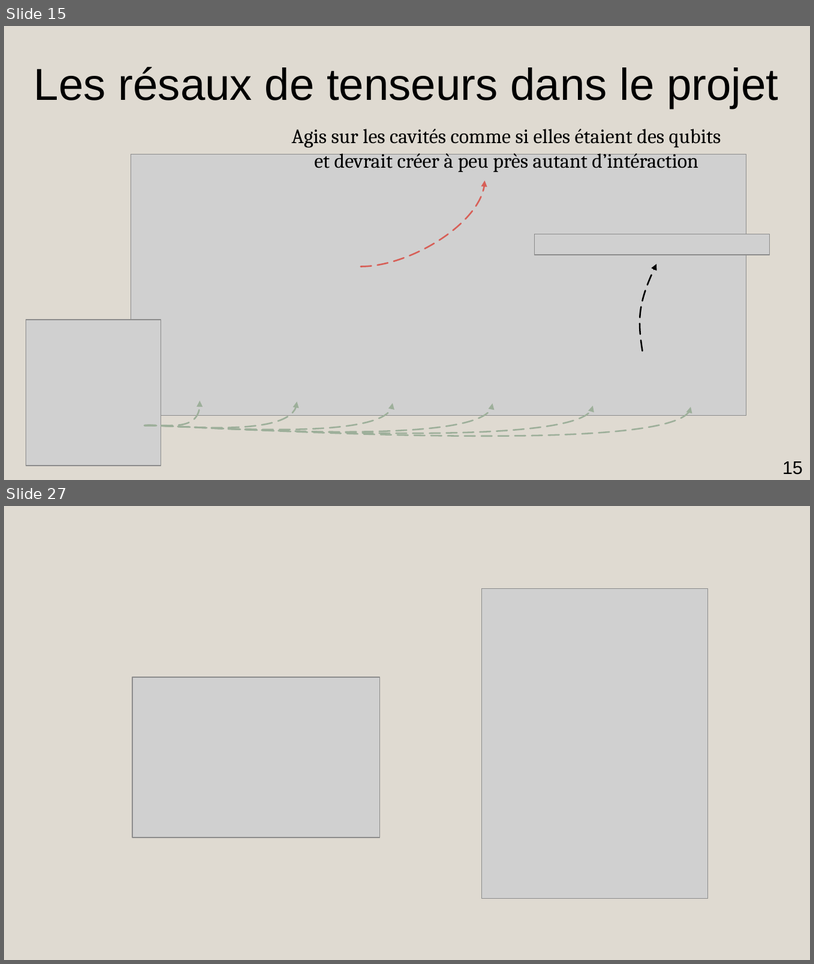
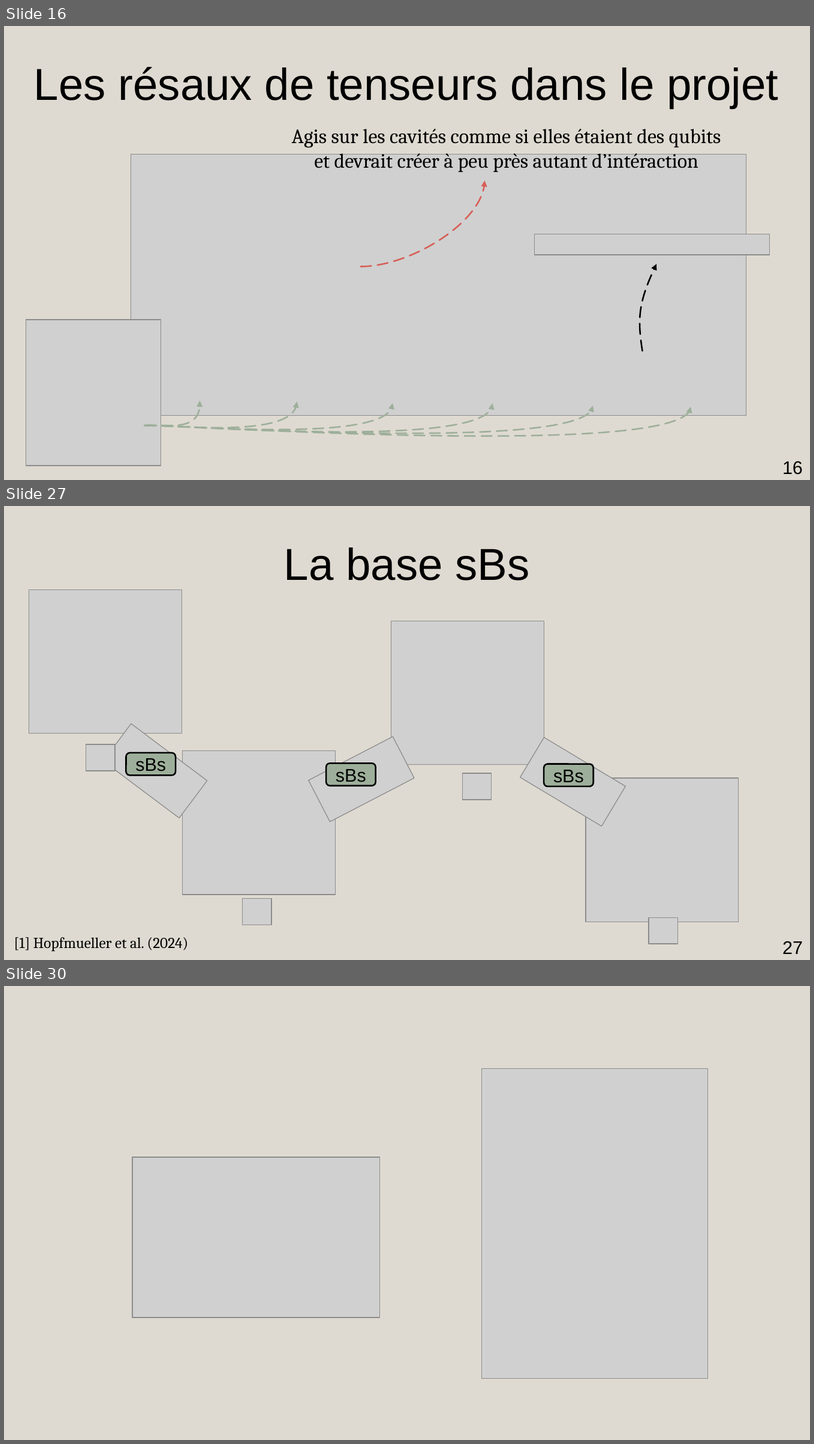
Before and after one commit to AmdaU/presentations, a slide deck: Seminaire/Seminaire.odp. Shown one above the other, each under a label of ours: slides 15 and 27 before the commit, slides 16, 27 and 30 after it; the slides between them are not shown. The pictures are 814x964 and 814x1444 pixels, drawn with LibreOffice and Linux fonts; fonts in the diff are those of the drawing; grey boxes stand for pictures; background and template pictures are left out. Boxes give left, top, right and bottom in pixels: in the first picture for what was removed or moved away, otherwise in the second. Text is boxed around its words. In the diff, an @@ line names an element or a change of style, - is before the commit and + after.

```diff
--- a/Seminaire/Seminaire.odp
+++ b/Seminaire/Seminaire.odp
@@ slide 27 added at box(4, 506, 810, 960), background #DFDAD1 @@
@@ title added at box(284, 547, 530, 580), 44 pt, text #000000 @@
+La base sBs
@@ picture added at box(104, 724, 207, 818) @@
@@ picture added at box(309, 736, 415, 822) @@
@@ picture added at box(521, 738, 626, 826) @@
@@ picture added at box(86, 745, 115, 771) @@
@@ rounded rectangle added at box(126, 753, 176, 775), fill #9DAF9A, outline #000000 1.5 pt, 18 pt, text #000000 @@
+sBs
@@ rounded rectangle added at box(327, 763, 377, 786), fill #9DAF9A, outline #000000 1.5 pt, 18 pt, text #000000 @@
+sBs
@@ picture added at box(463, 773, 492, 799) @@
@@ rounded rectangle added at box(544, 763, 594, 786), fill #9DAF9A, outline #000000 1.5 pt, 18 pt, text #000000 @@
+sBs
@@ group added at box(29, 589, 740, 922): 4 pictures @@
@@ picture added at box(243, 898, 272, 925) @@
@@ picture added at box(650, 917, 678, 943) @@
@@ text added at box(14, 937, 188, 951), 14.9 pt, text #000000 @@
+[1] Hopfmueller et al. (2024)
@@ page number added at box(783, 940, 803, 954), 18 pt, text #000000 @@
+27
@@ what was slide 15 is now slide 16 @@
@@ page number at box(783, 460, 803, 474): text changed @@
-15
+16
@@ what was slide 27 is now slide 30 @@
```
Also in this commit, not shown: 10 slides changed, 3 other slides added, 1 slide removed, 49 other files.
